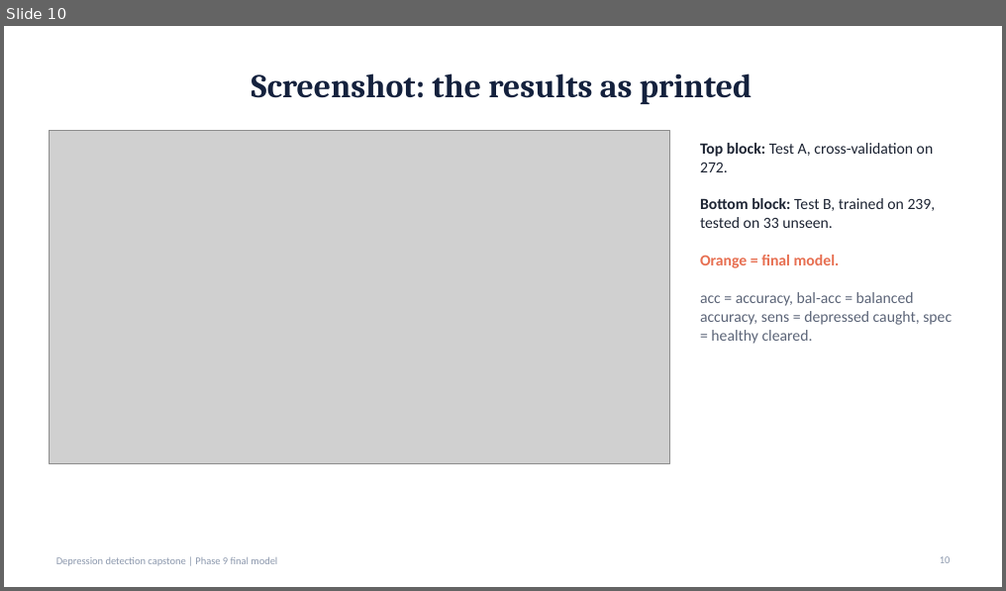
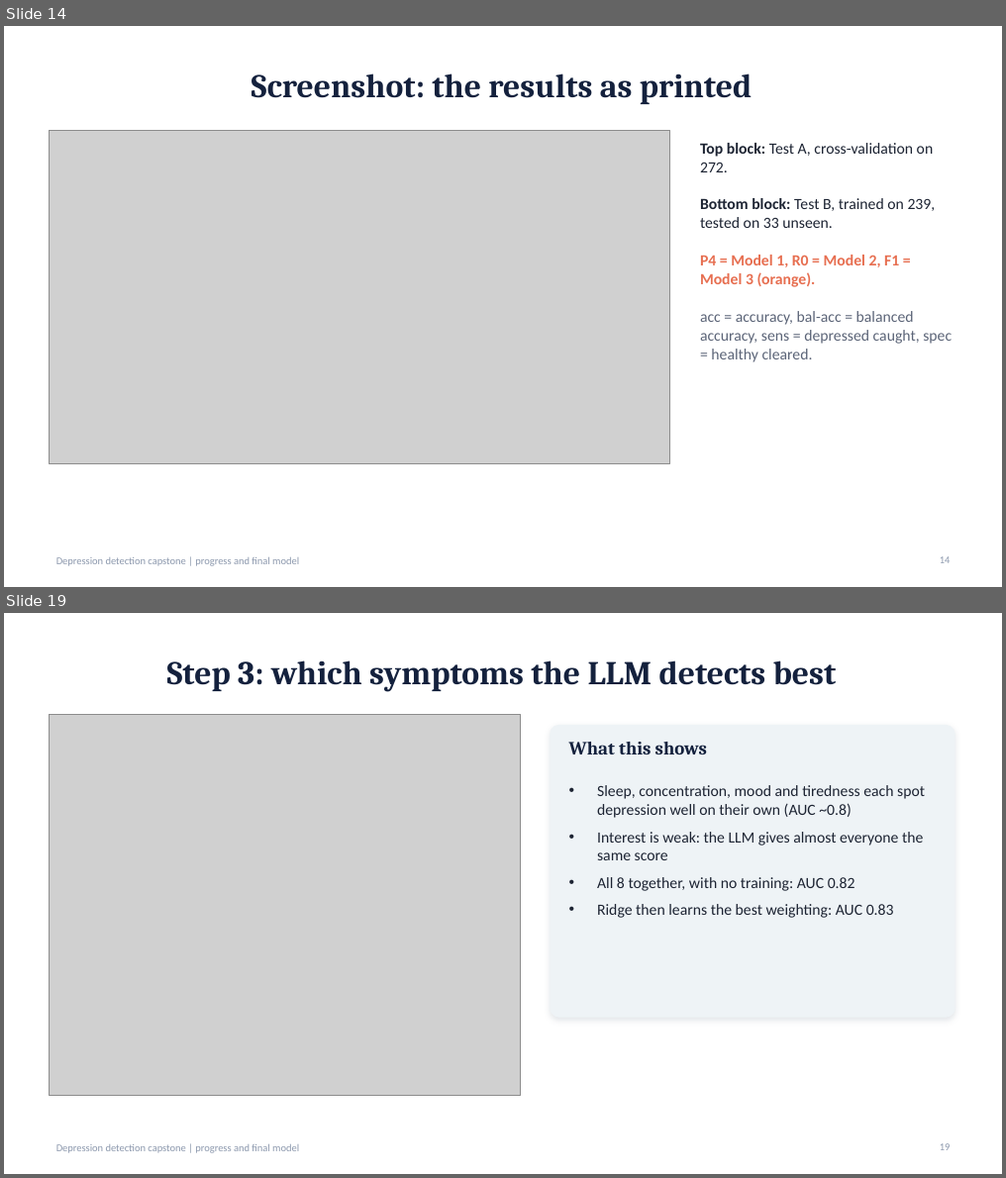
Before and after one commit to Vivan182005/depression-detection, a slide deck: reports/research_v2/Final_Model_Results.pptx. Shown one above the other, each under a label of ours: slide 10 before the commit, slides 14 and 19 after it; the slides between them are not shown. The pictures are 1006x591 and 1006x1178 pixels, drawn with LibreOffice and Linux fonts; fonts in the diff are those of the drawing; grey boxes stand for pictures. Boxes give left, top, right and bottom in pixels: in the first picture for what was removed or moved away, otherwise in the second. Text is boxed around its words. In the diff, an @@ line names an element or a change of style, - is before the commit and + after.

```diff
--- a/reports/research_v2/Final_Model_Results.pptx
+++ b/reports/research_v2/Final_Model_Results.pptx
@@ slide 19 added at <box>4,613,1002,1174</box>, background #FFFFFF; not listed: 1 template element that a slide beside it also shows @@
@@ title added at <box>167,661,837,692</box>, 32 pt, text #14213D, bold @@
+Step 3: which symptoms the LLM detects best
@@ picture added at <box>49,714,521,1096</box> @@
@@ rounded rectangle added at <box>550,725,954,1017</box>, fill #EEF3F6, outline #EEF3F6 1 pt @@
@@ text added at <box>569,742,707,755</box>, 18 pt, text #14213D, bold @@
+What this shows
@@ text added at <box>597,785,925,918</box>, 15 pt, text #1D2433 @@
+• Sleep, concentration, mood and tiredness each spot depression well on their own (AUC ~0.8)
+• Interest is weak: the LLM gives almost everyone the same score
+• All 8 together, with no training: AUC 0.82
+• Ridge then learns the best weighting: AUC 0.83
@@ page number added at <box>940,1144,950,1151</box>, 10 pt, text #8D99AE @@
+19
@@ what was slide 10 is now slide 14 @@
@@ slide 14 changed as well @@
@@ text at <box>700,255,899,287</box>: text changed @@
-Orange = final model.
+P4 = Model 1, R0 = Model 2, F1 = Model 3 (orange).
@@ text at <box>56,558,299,567</box>: text changed @@
-Depression detection capstone | Phase 9 final model
+Depression detection capstone | progress and final model
```
Also in this commit, not shown: 9 other slides changed, 12 other slides added, 3 slides removed, 5 other files.
